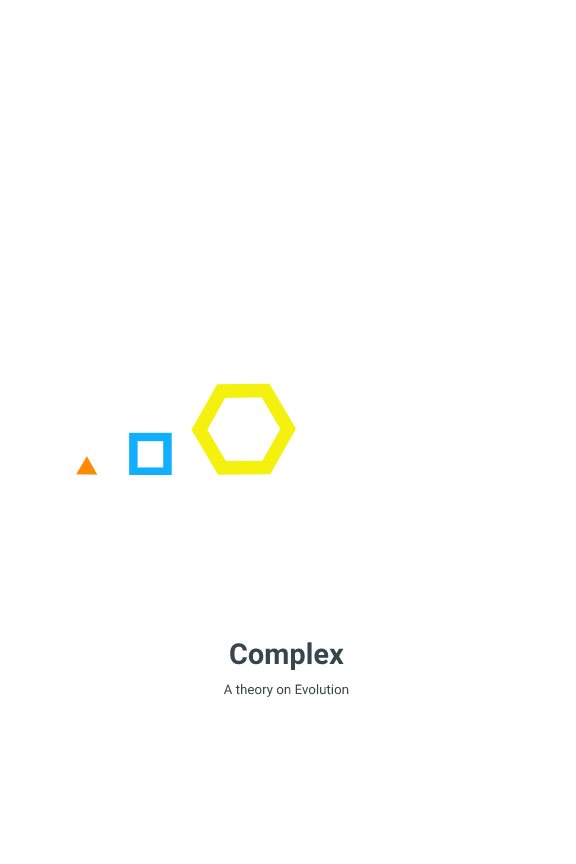
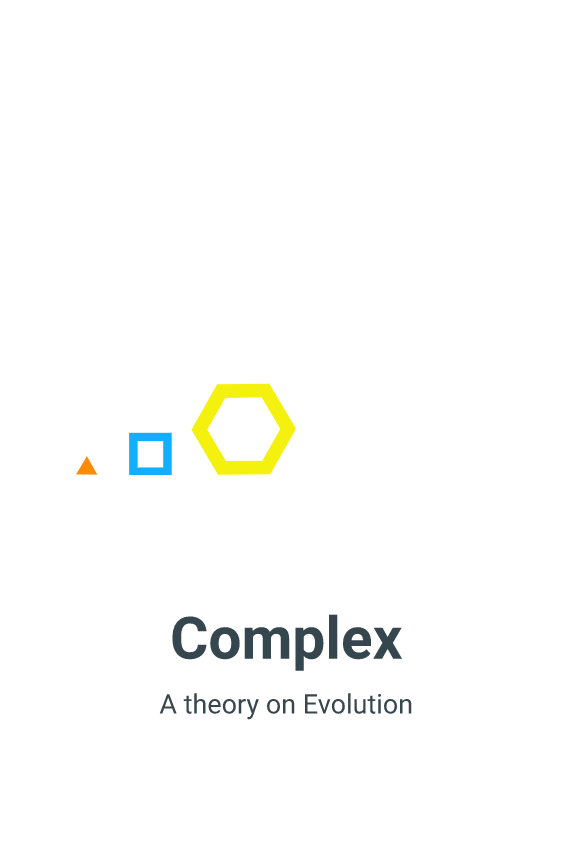
Revision of a layered (576, 864) image; what changed, layer by layer:
painted on "Complex" over [172, 614, 402, 671]
painted on "A theory on Evolution" over [159, 684, 412, 720]
